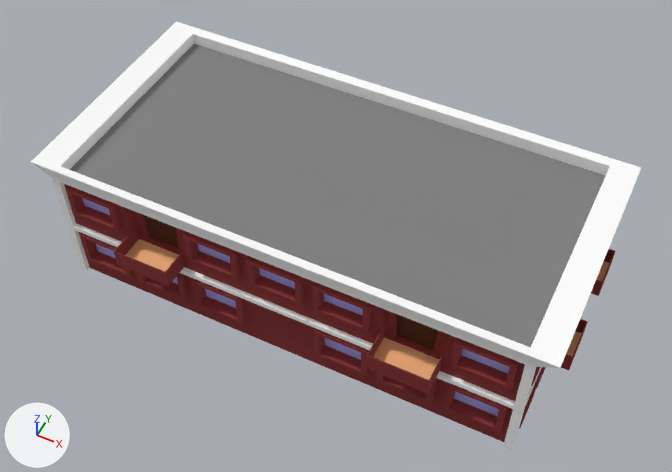
Two versions of the FBX model Trafficking/Assets/Art/Models/Props/Buildings/Apartment Red Top.FBX, one commit apart.
Before and after are seen from a 50 mm lens placed at (16.9, -33.8, 45.1), pointed at (0.7, -1.3, 4.6). Lighting does not change. The marker at lower left points along +X, +Y and +Z. Where no turn or scale is listed for an object, it has been applied to the vertices.

In view in the first picture: 'Apartment red top'.
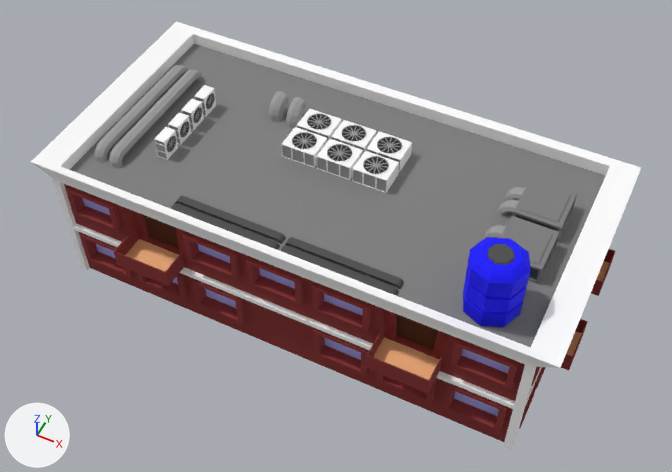
Pixel boxes (x1, y1, x2, y2) of what changed, in the pictures (672 x 472 px):
part 1 of me_mesh, added
    after: (94, 65, 577, 327)

What the commit changed:
me_mesh is used by ob_apartment_red_top; location (0.0, 0.0, 0.0).
me_mesh had 1488 vertices, 2972 faces and spanned x -15.6..15.6, y -8.6..8.6, z 0.0..8.9.
me_mesh now has 4451 vertices, 8798 faces and spans x -15.6..15.6, y -8.6..8.6, z 0.0..12.0.
me_mesh part 1: 2963 vertices added at x -13.1..12.8, y -6.5..4.2, z 8.0..12.0.
